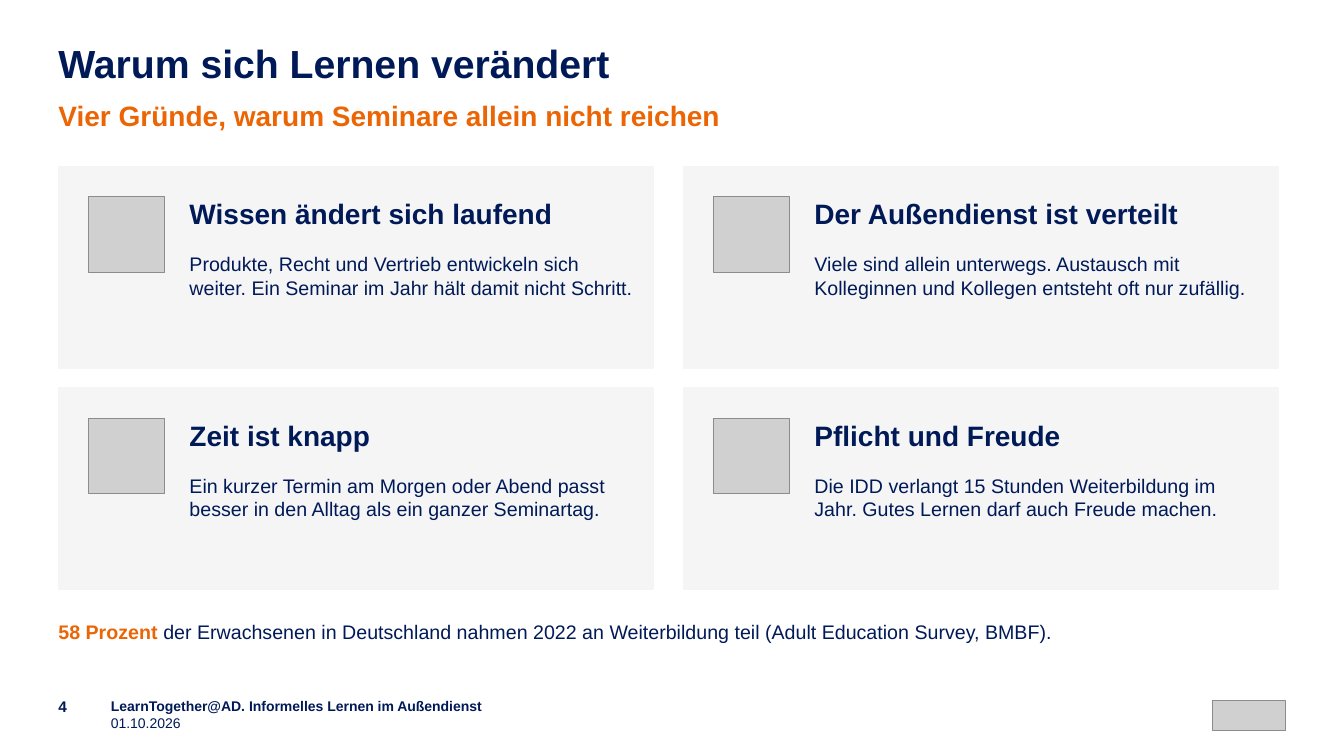
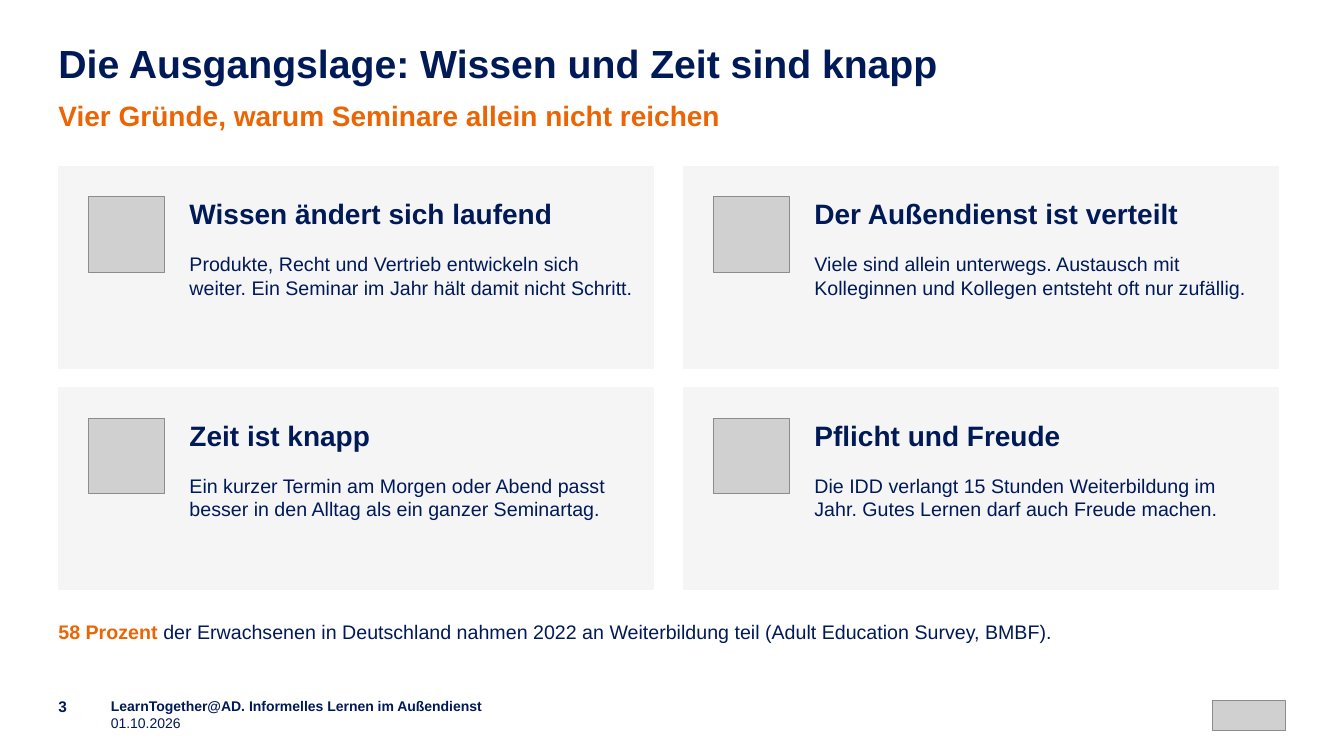
Before and after one commit to emplush/ruv_learntogether, a slide deck: slide 3 of docs/LearnTogether-AD_Praesentation.pptx (slide 4 before the commit). Drawn at 1344x756 pixels with LibreOffice and Linux fonts; fonts in the diff are those of the drawing; grey boxes stand for pictures. Boxes give left, top, right and bottom in pixels: in the first picture for what was removed or moved away, otherwise in the second. Text is boxed around its words. In the diff, an @@ line names an element or a change of style, - is before the commit and + after.

```diff
--- a/docs/LearnTogether-AD_Praesentation.pptx
+++ b/docs/LearnTogether-AD_Praesentation.pptx
@@ text at (58,49,937,86): text changed @@
-Warum sich Lernen verändert
+Die Ausgangslage: Wissen und Zeit sind knapp
@@ text at (58,701,67,712): text changed @@
-4
+3
```
Also in this commit, not shown: 16 other slides changed, 5 slides added, 5 slides removed.
